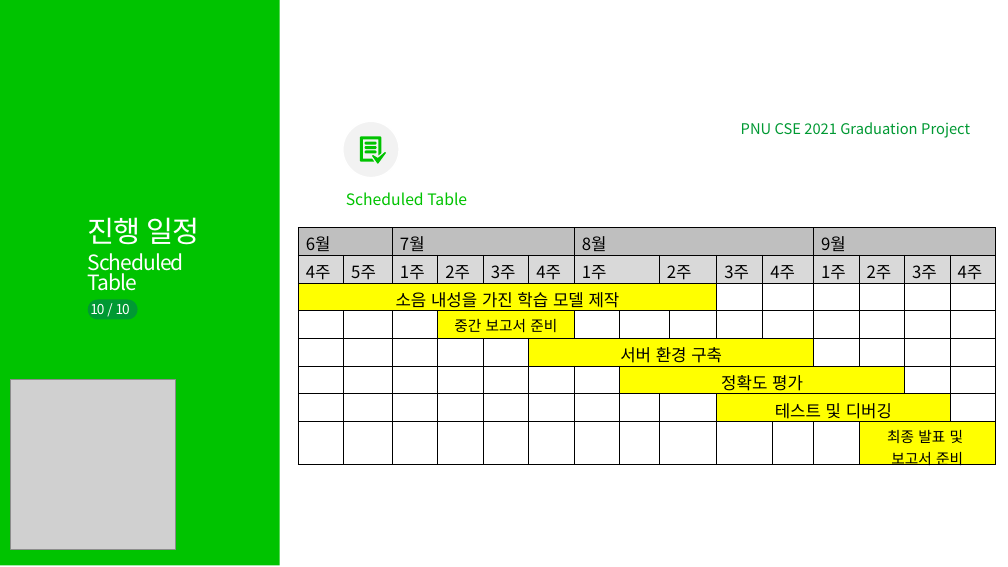
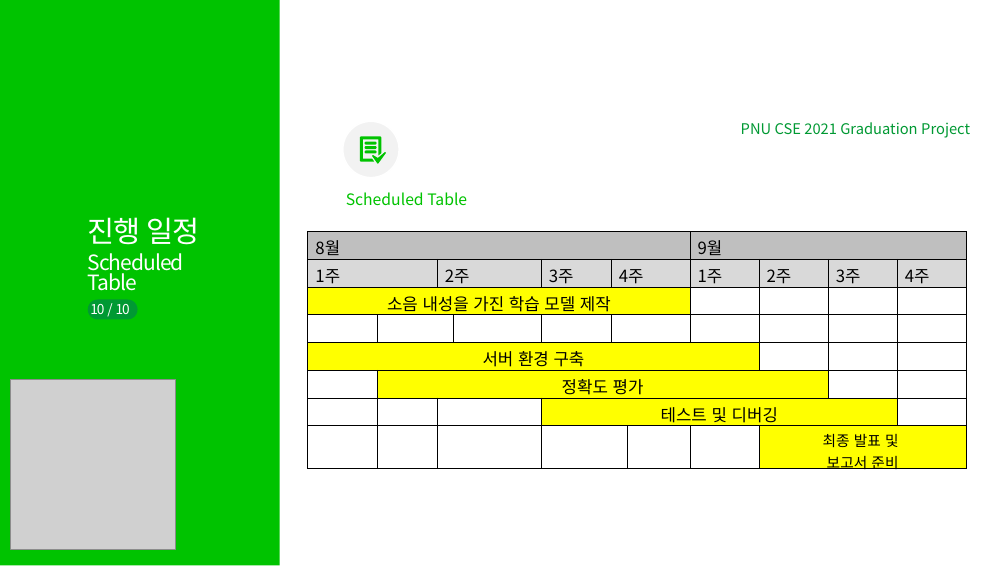
Before and after one commit to TeamPhoneticCode/Report, a slide deck: slide 11 of 2021_졸업과제_4번째_진행보고.pptx. Drawn at 1008x567 pixels with LibreOffice and Linux fonts; fonts in the diff are those of the drawing; grey boxes stand for pictures. Boxes give left, top, right and bottom in pixels: in the first picture for what was removed or moved away, otherwise in the second. Text is boxed around its words. In the diff, an @@ line names an element or a change of style, - is before the commit and + after.

```diff
--- a/2021_졸업과제_4번째_진행보고.pptx
+++ b/2021_졸업과제_4번째_진행보고.pptx
@@ table at box(308, 231, 966, 476) @@
-column 1: 6월 | 4주 | 소음 내성을 가진 학습 모델 제작 |  |  |  |  | 
-column 2:  | 5주 |  |  |  |  |  | 
-column 3: 7월 | 1주 |  |  |  |  |  | 
-column 4:  | 2주 |  | 중간 보고서 준비 |  |  |  | 
-column 5:  | 3주 |  |  |  |  |  | 
-column 6:  | 4주 |  |  | 서버 환경 구축 |  |  | 
-column 7: 8월 | 1주 |  |  |  |  |  | 
+column 1: 8월 | 1주 | 소음 내성을 가진 학습 모델 제작 |  | 서버 환경 구축 |  |  | 
@@ table: place and size @@
-table at box(298, 228, 995, 472)
+table at box(308, 231, 966, 476)
```
Also in this commit, not shown: 1 other slide changed.
